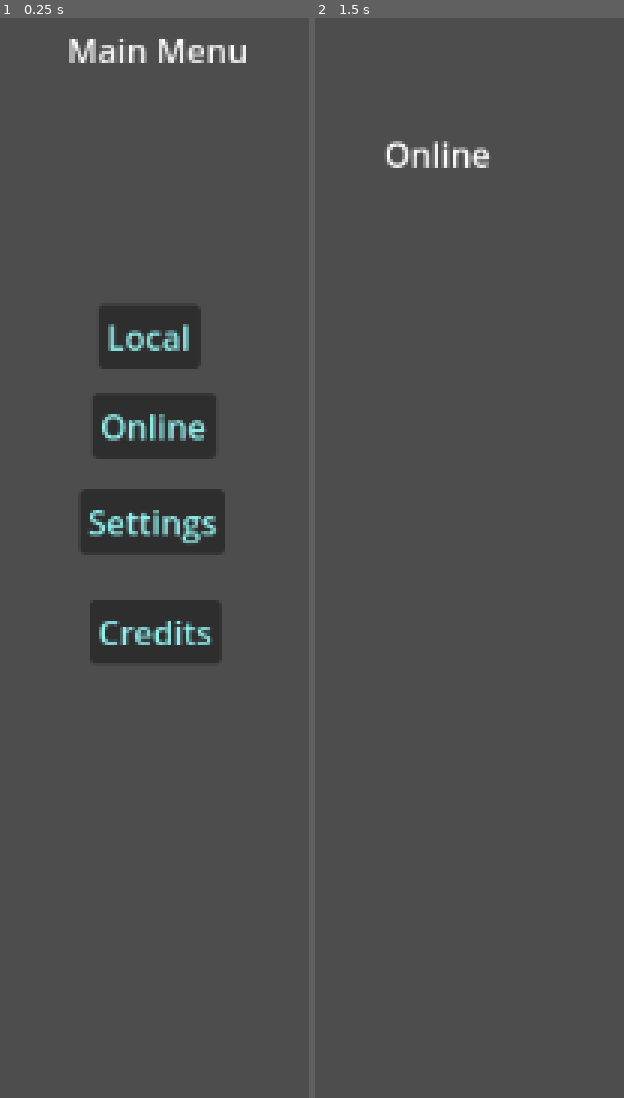
Above: before the commit, frames 1-2 (left to right).
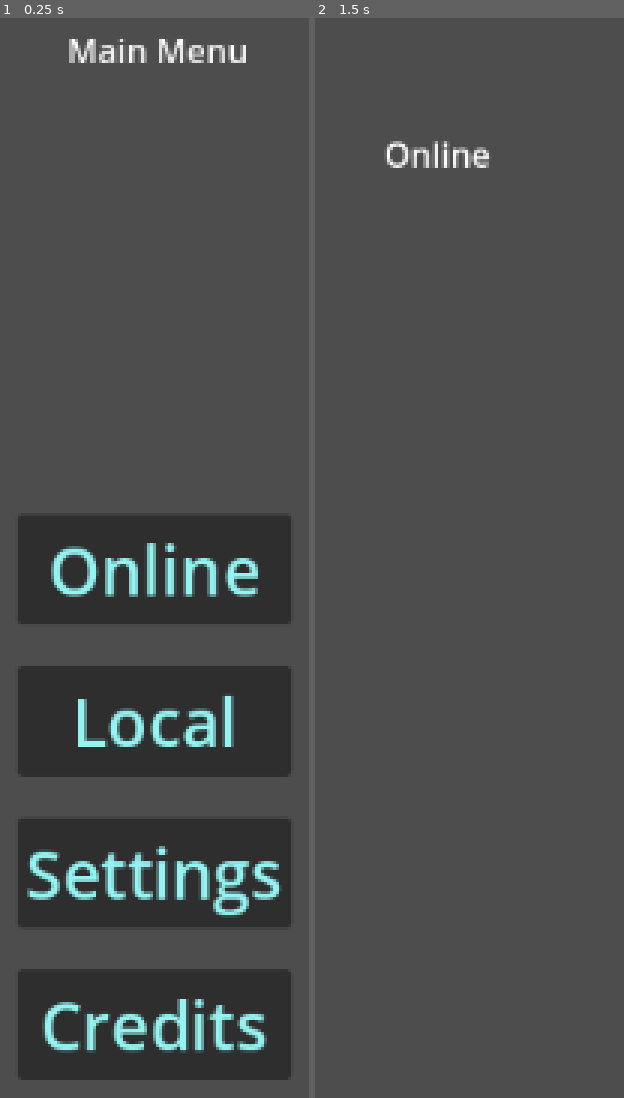
Above: after the commit, the same moments.

Repository: CarterBaxter/Company-Game
Game: Godot game, scene res://Game Screens/main_menu.tscn
Same seed, same stepped clock (60 frames per second), same inputs: the game is played once before the commit and once after it.
Inputs:
- Up to frame 1 (0.25 s): no input
- Up to frame 2 (1.5 s): click "Online" at 0.5 s; tap Enter at 1.25 s

The runs differ from the first frame. In frame 1, 39% of the frame differs, in the area x 5-95%, y 26-99%; in frame 2, nothing differs.
Error after the commit: Attempt to call function 'play' in base 'null instance' on a null instance. (res://Scripts/buttons.gd:23)

Commit message:
Small button changes

Diff:
--- a/Game Screens/main_menu.tscn
+++ b/Game Screens/main_menu.tscn
@@ -9,47 +9,41 @@
 anchors_preset = 0
 theme = ExtResource("1_8fadq")
 
-[node name="Buttons" type="Node" parent="."]
+[node name="ButtonsContainer" type="VBoxContainer" parent="."]
+layout_mode = 1
+anchors_preset = 5
+anchor_left = 0.5
+anchor_right = 0.5
+offset_left = -66.0
+offset_right = 66.0
+offset_bottom = 272.0
+grow_horizontal = 2
+
+[node name="OnlineButton" type="Button" parent="ButtonsContainer"]
+layout_mode = 2
+text = "Online"
+
+[node name="LocalButton" type="Button" parent="ButtonsContainer"]
+layout_mode = 2
+text = "Local"
+
+[node name="SettingsButton" type="Button" parent="ButtonsContainer"]
+layout_mode = 2
+text = "Settings"
+
+[node name="CreditsButton" type="Button" parent="ButtonsContainer"]
+layout_mode = 2
+text = "Credits"
+
+[node name="SFX" type="Node" parent="."]
 script = ExtResource("1_ln2yn")
 
-[node name="OnlineButton" type="Button" parent="Buttons"]
-offset_left = -30.0
-offset_top = -58.0
-offset_right = 30.0
-offset_bottom = -27.0
-theme = ExtResource("1_8fadq")
-text = "Online"
-
-[node name="LocalButton" type="Button" parent="Buttons"]
-offset_left = -27.0
-offset_top = -101.0
-offset_right = 22.0
-offset_bottom = -70.0
-theme = ExtResource("1_8fadq")
-text = "Local"
-
-[node name="SettingsButton" type="Button" parent="Buttons"]
-offset_left = -36.0
-offset_top = -12.0
-offset_right = 34.0
-offset_bottom = 19.0
-theme = ExtResource("1_8fadq")
-text = "Settings"
-
-[node name="CreditsButton" type="Button" parent="Buttons"]
-offset_left = -31.0
-offset_top = 41.0
-offset_right = 32.0
-offset_bottom = 72.0
-theme = ExtResource("1_8fadq")
-text = "Credits"
-
-[node name="AudioStreamPlayer" type="AudioStreamPlayer" parent="Buttons"]
+[node name="select" type="AudioStreamPlayer" parent="SFX"]
 stream = ExtResource("3_8fadq")
 volume_db = -5.0
 bus = &"Menu"
 
-[node name="AudioStreamPlayer2" type="AudioStreamPlayer" parent="Buttons"]
+[node name="hover" type="AudioStreamPlayer" parent="SFX"]
 stream = ExtResource("3_8fadq")
 pitch_scale = 2.65
 bus = &"Menu"
@@ -64,15 +58,15 @@
 offset_bottom = -212.0
 text = "Main Menu"
 
-[connection signal="focus_entered" from="Buttons/OnlineButton" to="Buttons" method="on_click"]
-[connection signal="mouse_entered" from="Buttons/OnlineButton" to="Buttons" method="on_hover"]
-[connection signal="pressed" from="Buttons/OnlineButton" to="Buttons" method="send_to_online"]
-[connection signal="focus_entered" from="Buttons/LocalButton" to="Buttons" method="on_click"]
-[connection signal="mouse_entered" from="Buttons/LocalButton" to="Buttons" method="on_hover"]
-[connection signal="pressed" from="Buttons/LocalButton" to="Buttons" method="send_to_local"]
-[connection signal="focus_entered" from="Buttons/SettingsButton" to="Buttons" method="on_click"]
-[connection signal="mouse_entered" from="Buttons/SettingsButton" to="Buttons" method="on_hover"]
-[connection signal="pressed" from="Buttons/SettingsButton" to="Buttons" method="send_to_settings"]
-[connection signal="focus_entered" from="Buttons/CreditsButton" to="Buttons" method="on_click"]
-[connection signal="mouse_entered" from="Buttons/CreditsButton" to="Buttons" method="on_hover"]
-[connection signal="pressed" from="Buttons/CreditsButton" to="Buttons" method="send_to_credits"]
+[connection signal="focus_entered" from="ButtonsContainer/OnlineButton" to="SFX" method="on_click"]
+[connection signal="mouse_entered" from="ButtonsContainer/OnlineButton" to="SFX" method="on_hover"]
+[connection signal="pressed" from="ButtonsContainer/OnlineButton" to="SFX" method="send_to_online"]
+[connection signal="focus_entered" from="ButtonsContainer/LocalButton" to="SFX" method="on_click"]
+[connection signal="mouse_entered" from="ButtonsContainer/LocalButton" to="SFX" method="on_hover"]
+[connection signal="pressed" from="ButtonsContainer/LocalButton" to="SFX" method="send_to_local"]
+[connection signal="focus_entered" from="ButtonsContainer/SettingsButton" to="SFX" method="on_click"]
+[connection signal="mouse_entered" from="ButtonsContainer/SettingsButton" to="SFX" method="on_hover"]
+[connection signal="pressed" from="ButtonsContainer/SettingsButton" to="SFX" method="send_to_settings"]
+[connection signal="focus_entered" from="ButtonsContainer/CreditsButton" to="SFX" method="on_click"]
+[connection signal="mouse_entered" from="ButtonsContainer/CreditsButton" to="SFX" method="on_hover"]
+[connection signal="pressed" from="ButtonsContainer/CreditsButton" to="SFX" method="send_to_credits"]
--- a/Themes/base_theme.tres
+++ b/Themes/base_theme.tres
@@ -1,4 +1,6 @@
 [gd_resource type="Theme" format=3 uid="uid://b6ekpsvf6ykjw"]
 
 [resource]
+BoxContainer/constants/separation = 20
 Button/colors/font_color = Color(0.582897, 0.950938, 0.945411, 1)
+Button/font_sizes/font_size = 32
